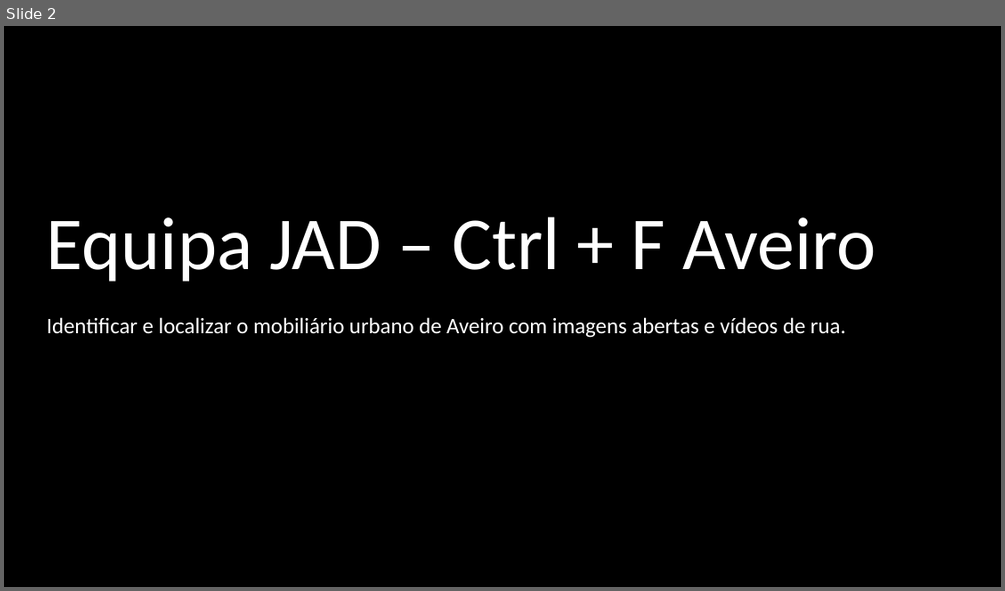
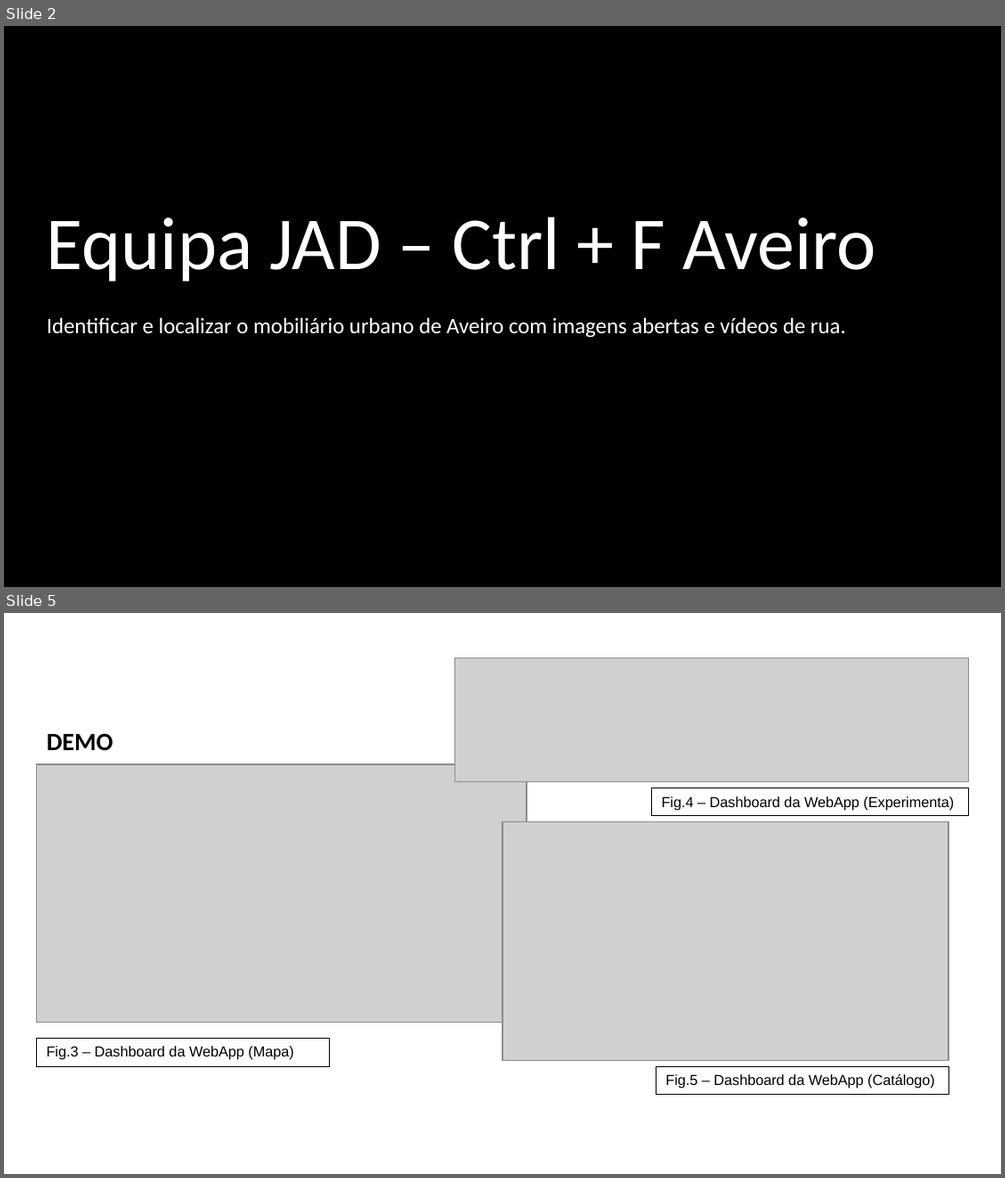
Before and after one commit to JAD-Hackathon/challenge2, a slide deck: docs/JAD_ATC_Hackathon_2026.pptx. Shown one above the other, each under a label of ours: slide 2 before the commit, slides 2 and 5 after it; the slides between them are not shown. The pictures are 1005x591 and 1005x1178 pixels, drawn with LibreOffice and Linux fonts; fonts in the diff are those of the drawing; grey boxes stand for pictures; background and template pictures are left out. Boxes give left, top, right and bottom in pixels: in the first picture for what was removed or moved away, otherwise in the second. Text is boxed around its words. In the diff, an @@ line names an element or a change of style, - is before the commit and + after.

```diff
--- a/docs/JAD_ATC_Hackathon_2026.pptx
+++ b/docs/JAD_ATC_Hackathon_2026.pptx
@@ slide 5 added at (4, 613, 1001, 1174), background #FFFFFF @@
@@ picture added at (454, 657, 968, 781) @@
@@ title added at (47, 733, 113, 750), 18 pt, text #000000, bold @@
+DEMO
@@ picture added at (37, 764, 526, 1022) @@
@@ rectangle added at (652, 787, 969, 815), outline #000000 0.75 pt, 10.5 pt, text #000000 @@
+Fig.4 – Dashboard da WebApp (Experimenta)
@@ picture added at (502, 821, 948, 1061) @@
@@ rectangle added at (37, 1038, 329, 1067), outline #000000 0.75 pt, 10.5 pt, text #000000 @@
+Fig.3 – Dashboard da WebApp (Mapa)
@@ rectangle added at (655, 1067, 948, 1094), outline #000000 0.75 pt, 10.5 pt, text #000000 @@
+Fig.5 – Dashboard da WebApp (Catálogo)
```
Also in this commit, not shown: 5 slides changed, 1 slide removed.
